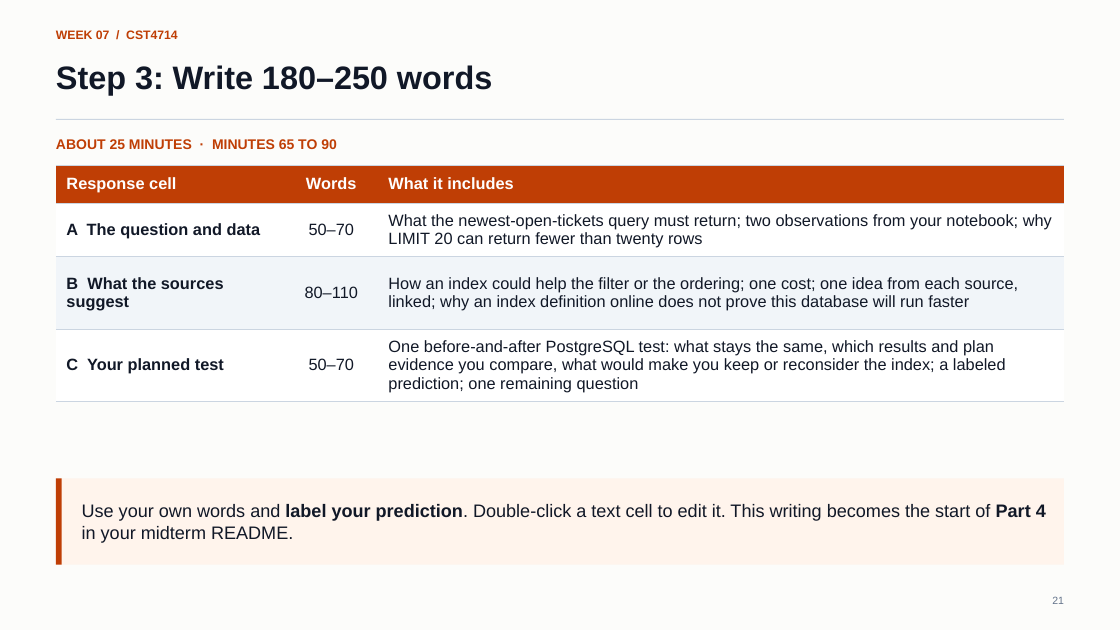
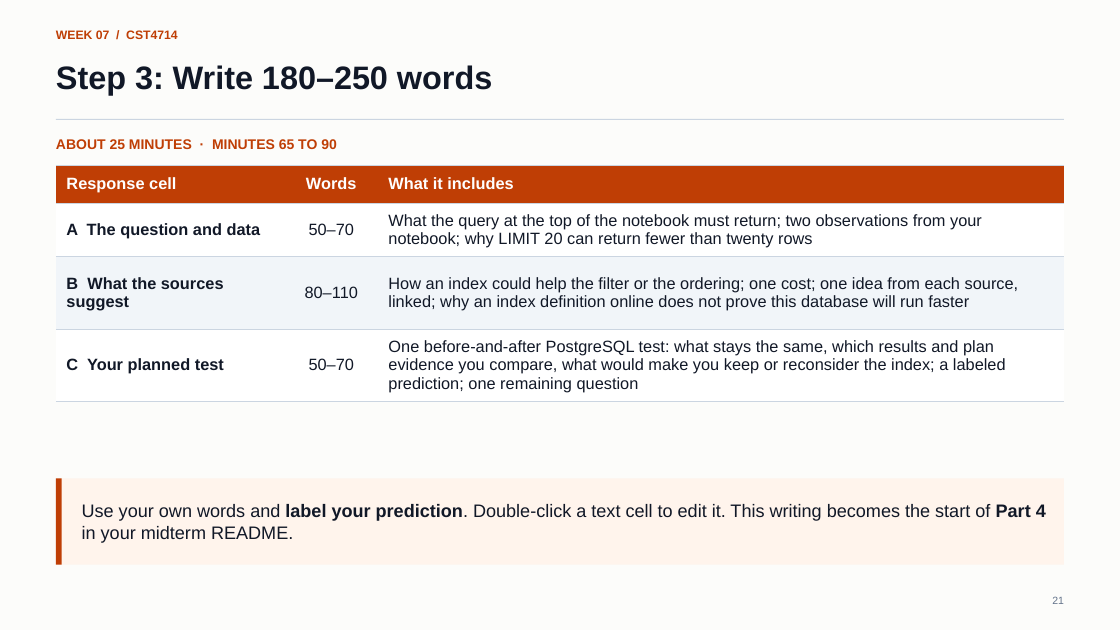
Before and after one commit to lolusername/CST4714_DB_admin, a slide deck: slide 21 of week_07/week_07_query_plans_index_design.pptx. Drawn at 1120x630 pixels with LibreOffice and Linux fonts; fonts in the diff are those of the drawing. Boxes give left, top, right and bottom in pixels: in the first picture for what was removed or moved away, otherwise in the second. Text is boxed around its words. In the diff, an @@ line names an element or a change of style, - is before the commit and + after.

```diff
--- a/week_07/week_07_query_plans_index_design.pptx
+++ b/week_07/week_07_query_plans_index_design.pptx
@@ table at [56, 166, 1065, 402] @@
-row 2, column 3: What the newest-open-tickets query must return; two observations from your notebook; why LIMIT 20 can return fewer than twenty rows
+row 2, column 3: What the query at the top of the notebook must return; two observations from your notebook; why LIMIT 20 can return fewer than twenty rows
```
Also in this commit, not shown: 4 other files.
